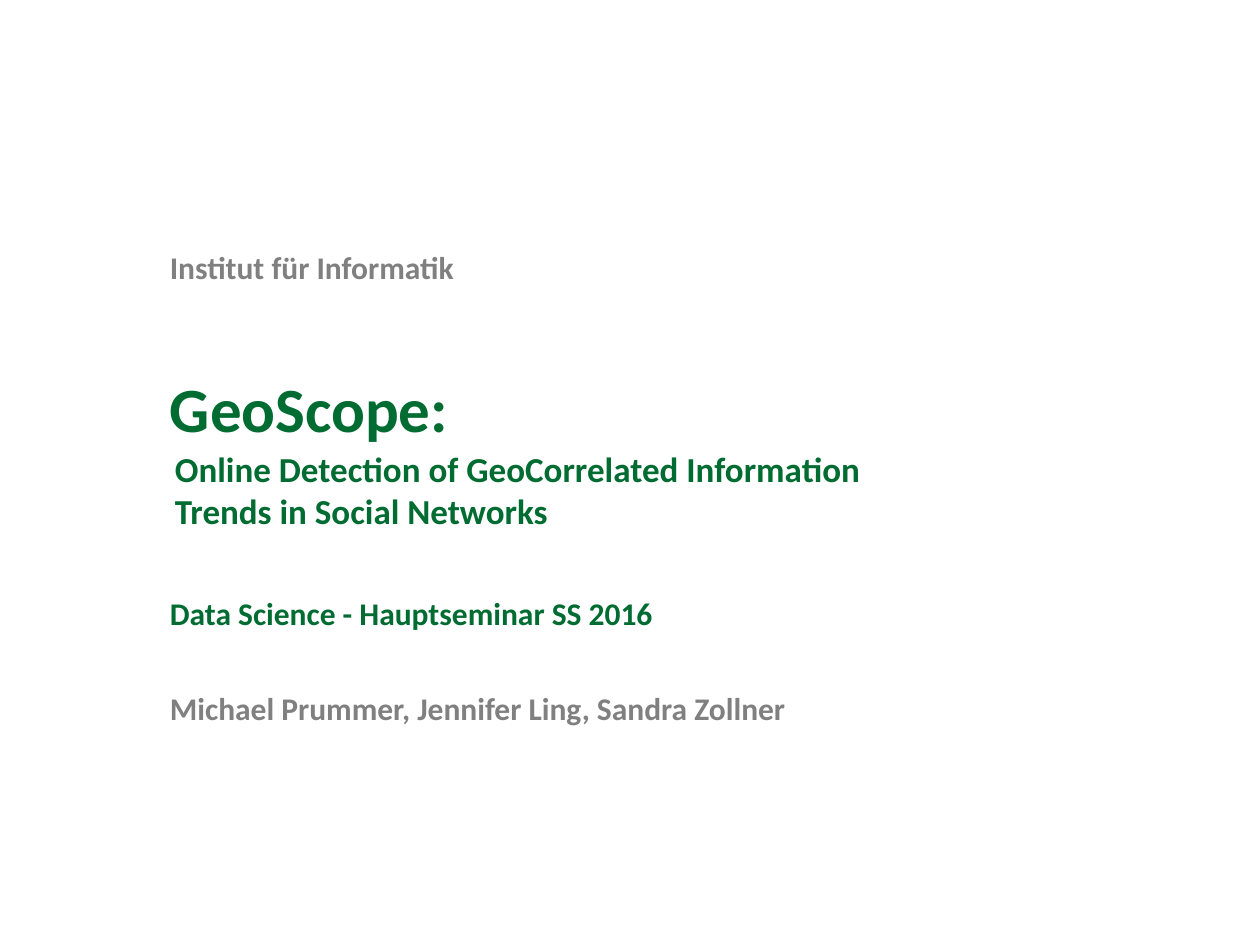
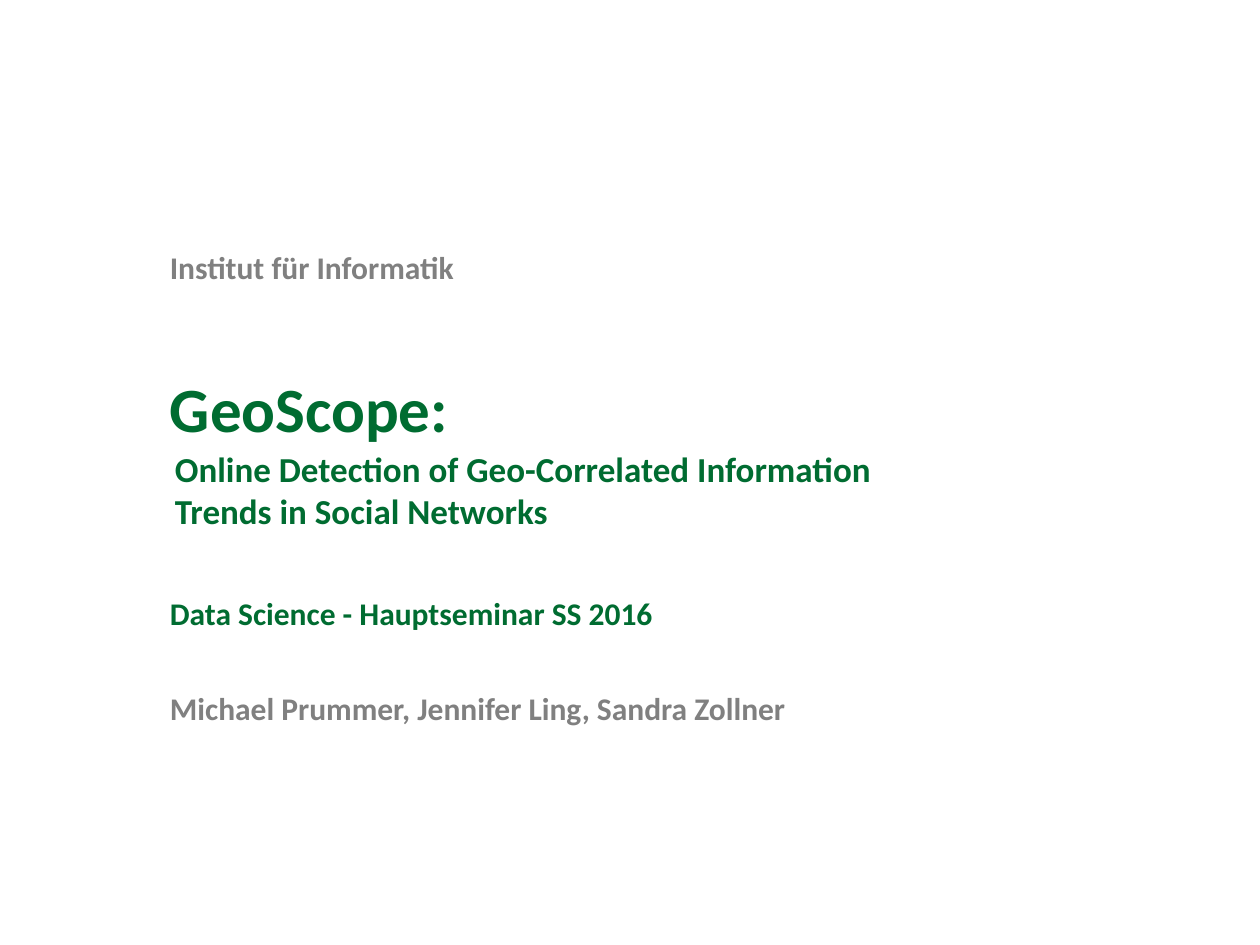
Before and after one commit to michaelprummer/datascience, a slide deck: slide 1 of GeoScope/DataScience1.ppt. Drawn at 1260x945 pixels with LibreOffice and Linux fonts; fonts in the diff are those of the drawing; background and template pictures are left out. Boxes give left, top, right and bottom in pixels: in the first picture for what was removed or moved away, otherwise in the second. Text is boxed around its words. In the diff, an @@ line names an element or a change of style, - is before the commit and + after.

```diff
--- a/GeoScope/DataScience1.ppt
+++ b/GeoScope/DataScience1.ppt
@@ text at (x1=175, y1=457, x2=870, y2=525): text changed @@
-Online Detection of GeoCorrelated Information Trends in Social Networks
+Online Detection of Geo-Correlated Information Trends in Social Networks
```
Also in this commit, not shown: 5 other slides changed.
